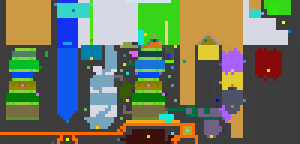
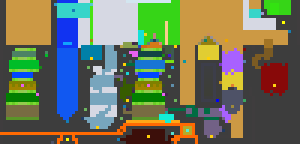
Before/after of a (300, 144) layered artwork. What changed in the layer stack:
painted on "biome_map.png" over (162, 30, 288, 96)
